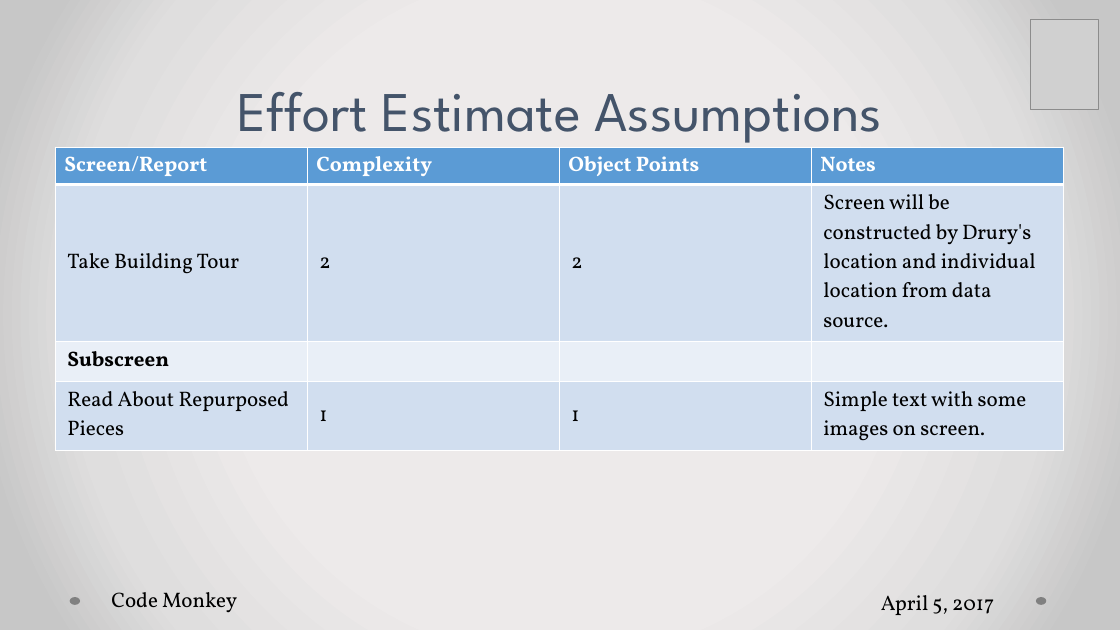
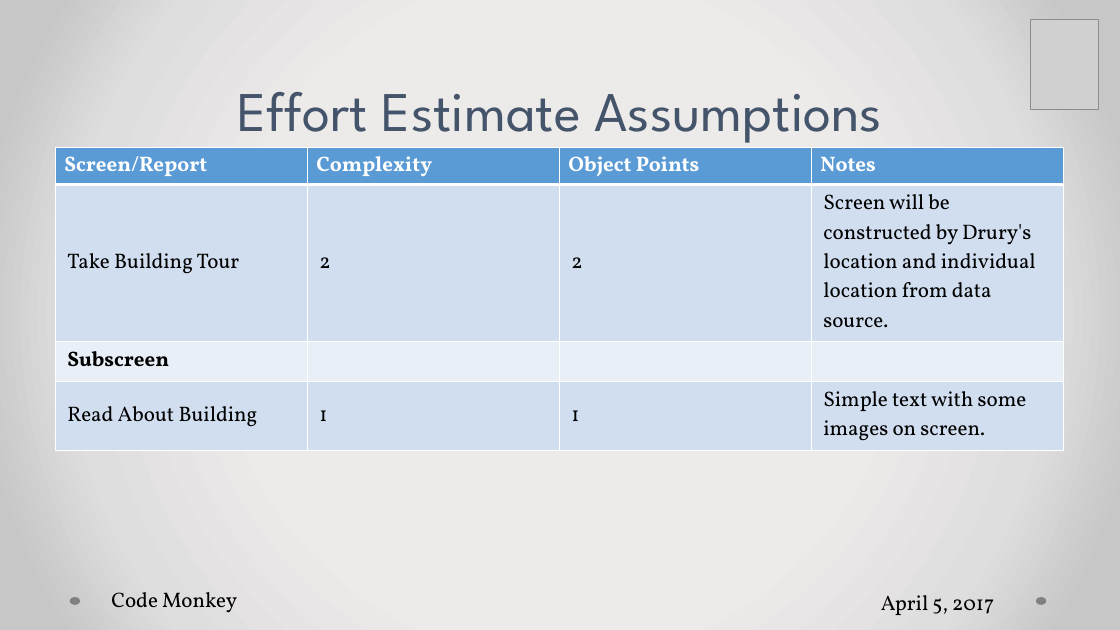
Before and after one commit to falsabhan/D.Eco, a slide deck: slide 10 of Presentation1.pptx. Drawn at 1120x630 pixels with LibreOffice and Linux fonts; fonts in the diff are those of the drawing; grey boxes stand for pictures. Boxes give left, top, right and bottom in pixels: in the first picture for what was removed or moved away, otherwise in the second. Text is boxed around its words. In the diff, an @@ line names an element or a change of style, - is before the commit and + after.

```diff
--- a/Presentation1.pptx
+++ b/Presentation1.pptx
@@ table at <box>56,147,1065,445</box> @@
-row 4, column 1: Read About Repurposed Pieces
+row 4, column 1: Read About Building
```
Also in this commit, not shown: 1 other slide changed.
